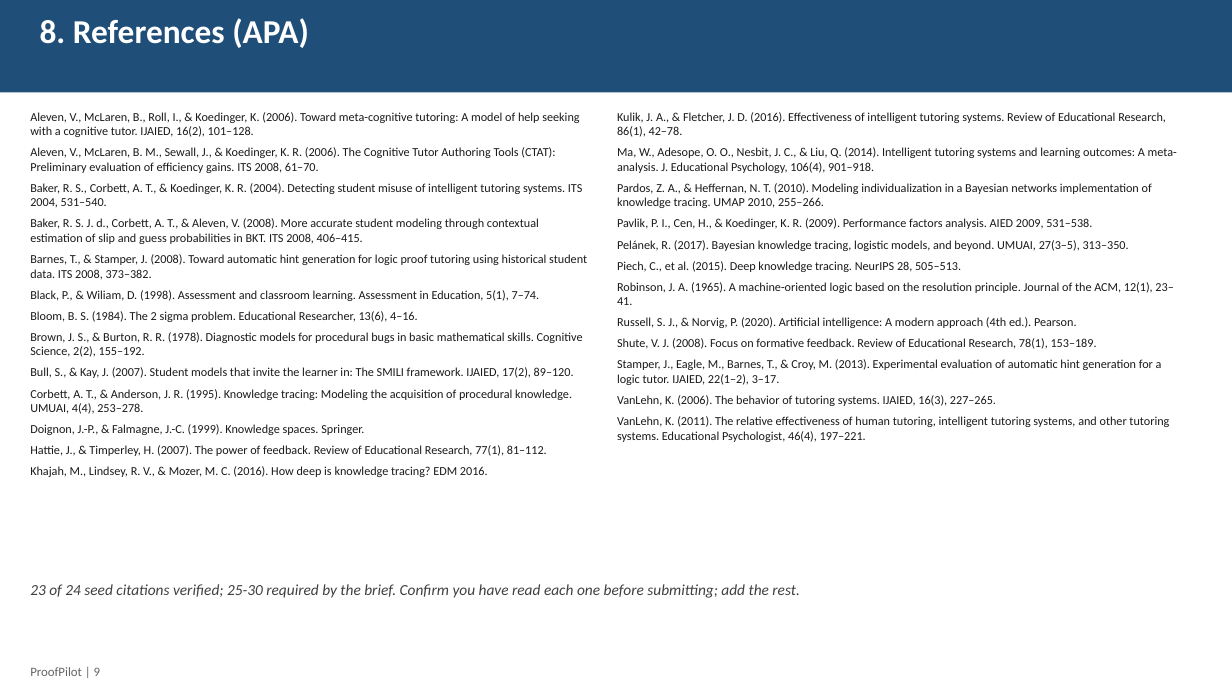
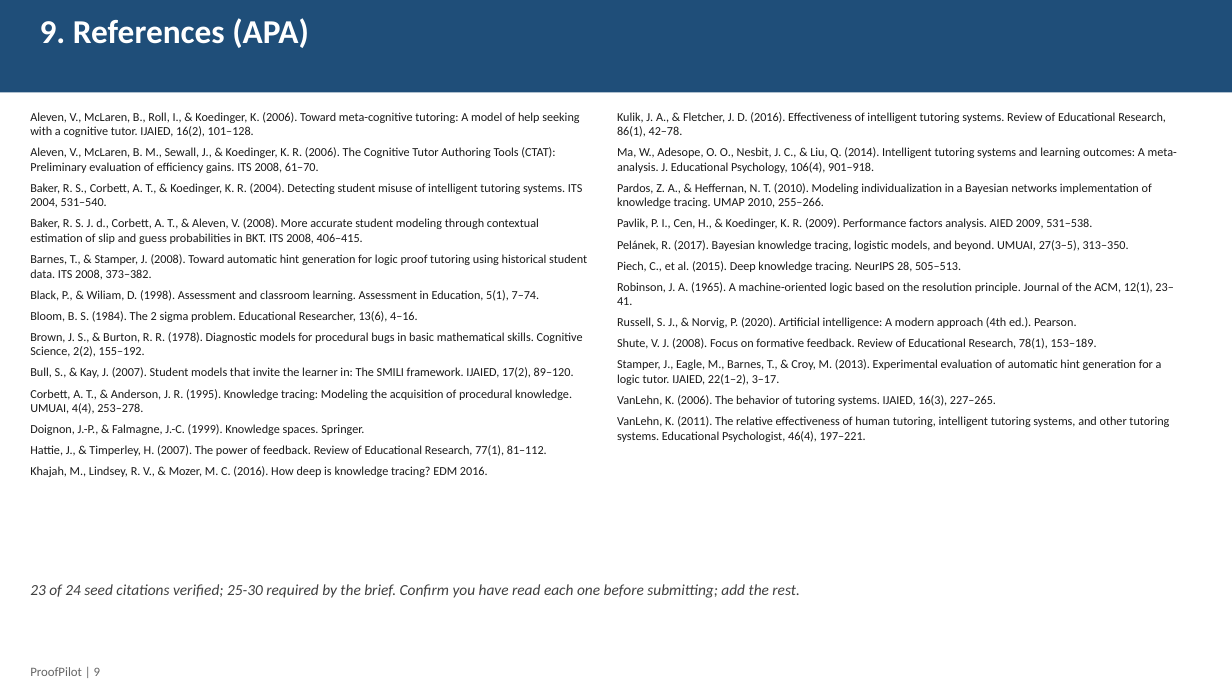
Before and after one commit to ujwal2311/proofpilot, a slide deck: slide 9 of docs/report/ProofPilot_Progress_Report.pptx. Drawn at 1232x693 pixels with LibreOffice and Linux fonts; fonts in the diff are those of the drawing. Boxes give left, top, right and bottom in pixels: in the first picture for what was removed or moved away, otherwise in the second. Text is boxed around its words. In the diff, an @@ line names an element or a change of style, - is before the commit and + after.

```diff
--- a/docs/report/ProofPilot_Progress_Report.pptx
+++ b/docs/report/ProofPilot_Progress_Report.pptx
@@ text at <box>40,18,309,48</box>: text changed @@
-8. References (APA)
+9. References (APA)
```
Also in this commit, not shown: 5 other slides changed, 1 other file.
